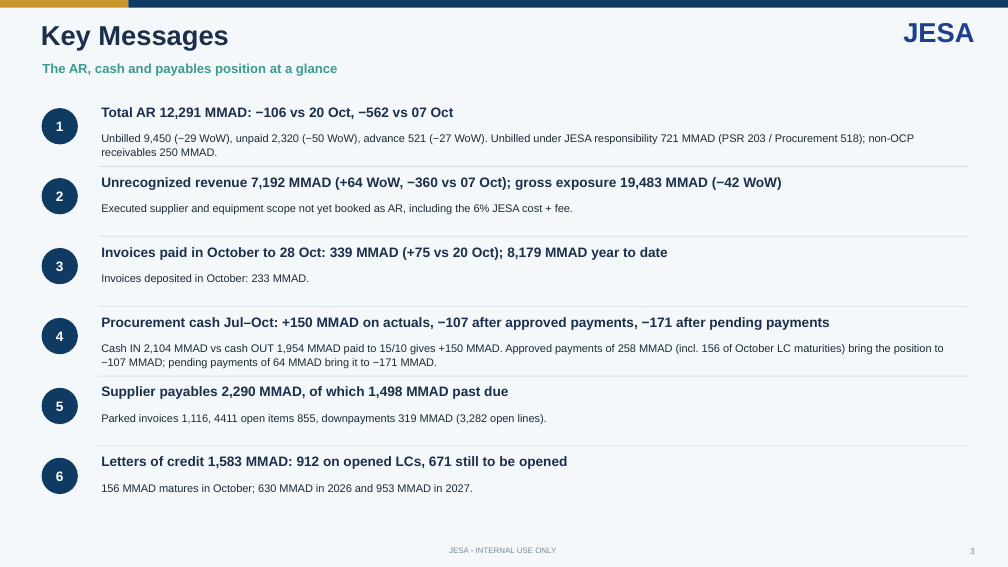
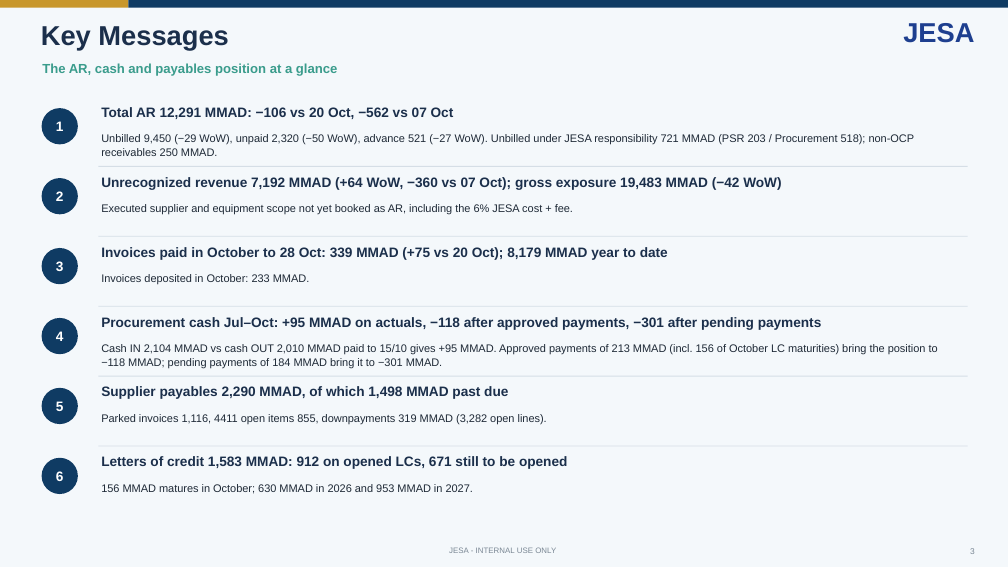
Before and after one commit to cherkaouihassan-art/Skills-Repo, a slide deck: slide 3 of weekly-ar-cash-deck/output/JESA_AR_Cash_Position_Oct_W4_2026-10-28.pptx. Drawn at 1008x567 pixels with LibreOffice and Linux fonts; fonts in the diff are those of the drawing. Boxes give left, top, right and bottom in pixels: in the first picture for what was removed or moved away, otherwise in the second. Text is boxed around its words. In the diff, an @@ line names an element or a change of style, - is before the commit and + after.

```diff
--- a/weekly-ar-cash-deck/output/JESA_AR_Cash_Position_Oct_W4_2026-10-28.pptx
+++ b/weekly-ar-cash-deck/output/JESA_AR_Cash_Position_Oct_W4_2026-10-28.pptx
@@ text at [101, 317, 822, 330]: text changed @@
-Procurement cash Jul–Oct: +150 MMAD on actuals, −107 after approved payments, −171 after pending payments
+Procurement cash Jul–Oct: +95 MMAD on actuals, −118 after approved payments, −301 after pending payments
@@ text at [101, 344, 938, 368]: text changed @@
-Cash IN 2,104 MMAD vs cash OUT 1,954 MMAD paid to 15/10 gives +150 MMAD. Approved payments of 258 MMAD (incl. 156 of October LC maturities) bring the position to −107 MMAD; pending payments of 64 MMAD bring it to −171 MMAD.
+Cash IN 2,104 MMAD vs cash OUT 2,010 MMAD paid to 15/10 gives +95 MMAD. Approved payments of 213 MMAD (incl. 156 of October LC maturities) bring the position to −118 MMAD; pending payments of 184 MMAD bring it to −301 MMAD.
```
Also in this commit, not shown: 4 other slides changed, 8 other files.
